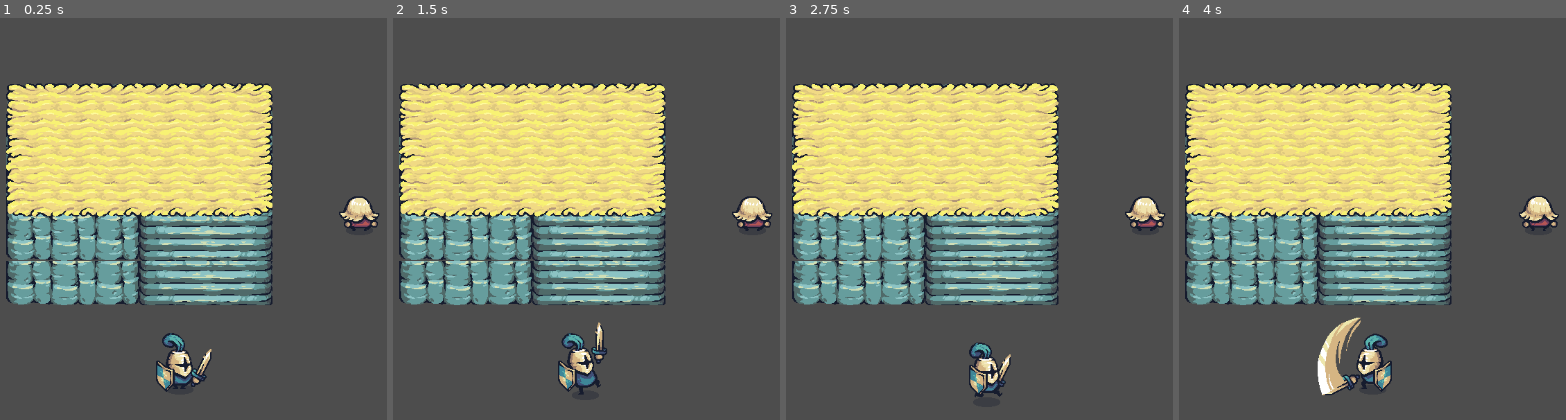
Above: before the commit, frames 1-4 (left to right).
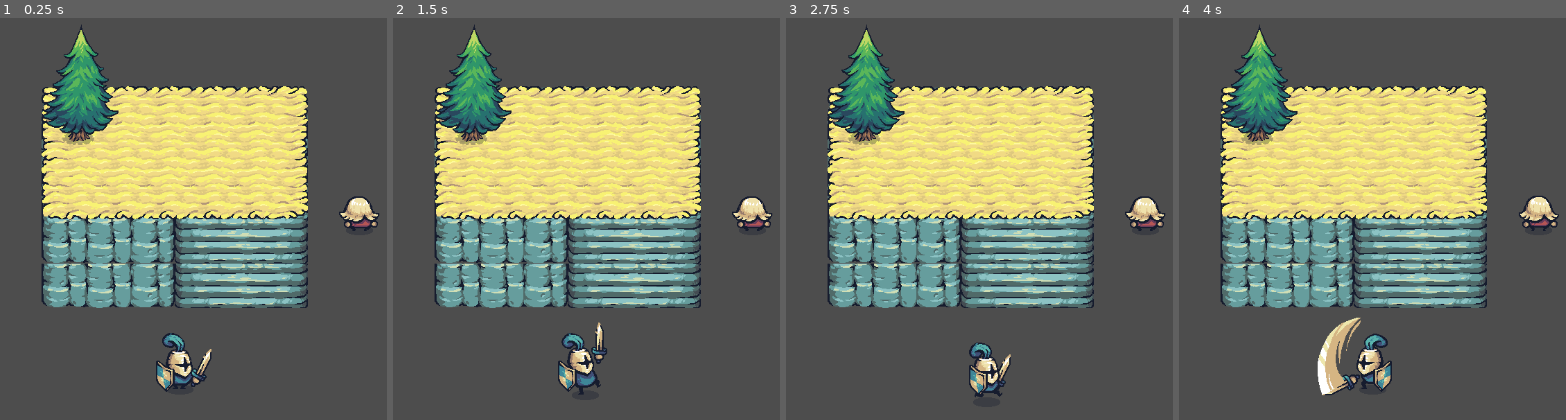
Above: after the commit, the same moments.

Repository: GitGud9786/Shore-Swords
Game: Godot game, scene res://Scenes/Game.tscn
Same seed, same stepped clock (60 frames per second), same inputs: the game is played once before the commit and once after it.
Inputs:
- Up to frame 1 (0.25 s): no input
- Up to frame 2 (1.5 s): hold Right (move_right) 0.53-1.28 s; tap Space (attack) at 0.6, 1.35 s; hold Down (move_down) from 1.28 s (still down)
- Up to frame 3 (2.75 s): release Down (move_down) at 2.03 s; hold Right (move_right) from 2.03 s (still down); tap Space (attack) at 2.1 s
- Up to frame 4 (4 s): release Right (move_right) at 2.78 s; hold Up (move_up) 2.78-3.53 s; tap Space (attack) at 2.85, 3.6 s; hold Left (move_left) from 3.53 s (still down)

The runs differ from the first frame. In frame 1, 29% of the frame differs, in the area x 1-80%, y 1-73%; in frame 2, 29%; in frame 3, 29%; in frame 4, 29%.

Commit message:
Y sorting idea completed, working between protagonist and enemies (also trees)

Diff:
--- a/Scenes/Game.tscn
+++ b/Scenes/Game.tscn
@@ -1,119 +1,12 @@
-[gd_scene load_steps=10 format=3 uid="uid://tdgvwf061pcb"]
+[gd_scene load_steps=5 format=3 uid="uid://tdgvwf061pcb"]
 
 [ext_resource type="PackedScene" uid="uid://br2ijn5u1puis" path="res://Scenes/protagonist.tscn" id="1_fofuk"]
 [ext_resource type="PackedScene" uid="uid://cqpb007w10uv0" path="res://Scenes/enemy.tscn" id="2_to067"]
-[ext_resource type="Texture2D" uid="uid://bynjrb4n4ccco" path="res://Assets/Terrain/Ground/Tilemap_Elevation.png" id="3_6kpek"]
-[ext_resource type="Texture2D" uid="uid://jafemfbl5ya1" path="res://Assets/Terrain/Ground/Tilemap_Flat.png" id="4_3vaia"]
-[ext_resource type="Texture2D" uid="uid://70ptmchv41k3" path="res://Assets/Terrain/Ground/Shadows.png" id="5_dik0d"]
-
-[sub_resource type="TileSetAtlasSource" id="TileSetAtlasSource_6dvxo"]
-texture = ExtResource("3_6kpek")
-texture_region_size = Vector2i(64, 64)
-0:0/0 = 0
-0:0/0/physics_layer_0/polygon_0/points = PackedVector2Array(-32, -32, 32, -32, 32, -25.6, -25.6, -25.6, -25.6, 32, -32, 32)
-1:0/0 = 0
-1:0/0/physics_layer_0/polygon_0/points = PackedVector2Array(-32, -32, 32, -32, 32, -25.6, -32, -25.6)
-2:0/0 = 0
-2:0/0/physics_layer_0/polygon_0/points = PackedVector2Array(-32, -32, 32, -32, 32, 32, 25.6, 32, 25.6, -25.6, -32, -25.6)
-3:0/0 = 0
-3:0/0/physics_layer_0/polygon_0/points = PackedVector2Array(-32, -32, 32, -32, 32, 32, -32, 32)
-0:1/0 = 0
-0:1/0/physics_layer_0/polygon_0/points = PackedVector2Array(-32, -32, -25.6, -32, -25.6, 32, -32, 32)
-1:1/0 = 0
-2:1/0 = 0
-2:1/0/physics_layer_0/polygon_0/points = PackedVector2Array(32, 32, 25.6, 32, 25.6, -32, 32, -32)
-3:1/0 = 0
-3:1/0/physics_layer_0/polygon_0/points = PackedVector2Array(-32, -32, 32, -32, 32, 32, -32, 32)
-0:2/0 = 0
-0:2/0/physics_layer_0/polygon_0/points = PackedVector2Array(-32, -32, -25.6, -32, -25.6, 19.2, 32, 19.2, 32, 32, -32, 32)
-1:2/0 = 0
-1:2/0/physics_layer_0/polygon_0/points = PackedVector2Array(-32, 32, 32, 32, 32, 19.2, -32, 19.2)
-2:2/0 = 0
-2:2/0/physics_layer_0/polygon_0/points = PackedVector2Array(-32, 32, -32, 19.2, 25.6, 19.2, 25.6, -32, 32, -32, 32, 32)
-3:2/0 = 0
-3:2/0/physics_layer_0/polygon_0/points = PackedVector2Array(-32, -32, 32, -32, 32, 32, -32, 32)
-0:3/0 = 0
-0:3/0/physics_layer_0/polygon_0/points = PackedVector2Array(-32, -32, 32, -32, 32, 32, -32, 32)
-1:3/0 = 0
-1:3/0/physics_layer_0/polygon_0/points = PackedVector2Array(-32, -32, 32, -32, 32, 32, -32, 32)
-2:3/0 = 0
-2:3/0/physics_layer_0/polygon_0/points = PackedVector2Array(-32, -32, 32, -32, 32, 32, -32, 32)
-3:3/0 = 0
-3:3/0/physics_layer_0/polygon_0/points = PackedVector2Array(-32, -32, 32, -32, 32, 32, -32, 32)
-0:4/0 = 0
-1:4/0 = 0
-2:4/0 = 0
-3:4/0 = 0
-0:5/0 = 0
-0:5/0/physics_layer_0/polygon_0/points = PackedVector2Array(-32, -32, 32, -32, 32, 32, -32, 32)
-1:5/0 = 0
-1:5/0/physics_layer_0/polygon_0/points = PackedVector2Array(-32, -32, 32, -32, 32, 32, -32, 32)
-2:5/0 = 0
-2:5/0/physics_layer_0/polygon_0/points = PackedVector2Array(-32, -32, 32, -32, 32, 32, -32, 32)
-3:5/0 = 0
-3:5/0/physics_layer_0/polygon_0/points = PackedVector2Array(-32, -32, 32, -32, 32, 32, -32, 32)
-0:7/0 = 0
-0:7/0/physics_layer_0/polygon_0/points = PackedVector2Array(-32, -32, -25.6, -32, -25.6, 32, -32, 32)
-1:7/0 = 0
-2:7/0 = 0
-2:7/0/physics_layer_0/polygon_0/points = PackedVector2Array(25.6, -32, 32, -32, 32, 32, 25.6, 32)
-3:7/0 = 0
-
-[sub_resource type="TileSetAtlasSource" id="TileSetAtlasSource_s71v0"]
-texture = ExtResource("4_3vaia")
-texture_region_size = Vector2i(64, 64)
-0:0/0 = 0
-1:0/0 = 0
-2:0/0 = 0
-3:0/0 = 0
-4:0/0 = 0
-5:0/0 = 0
-6:0/0 = 0
-7:0/0 = 0
-8:0/0 = 0
-9:0/0 = 0
-0:1/0 = 0
-1:1/0 = 0
-2:1/0 = 0
-3:1/0 = 0
-5:1/0 = 0
-6:1/0 = 0
-7:1/0 = 0
-8:1/0 = 0
-0:2/0 = 0
-1:2/0 = 0
-2:2/0 = 0
-3:2/0 = 0
-5:2/0 = 0
-6:2/0 = 0
-7:2/0 = 0
-8:2/0 = 0
-0:3/0 = 0
-1:3/0 = 0
-2:3/0 = 0
-3:3/0 = 0
-5:3/0 = 0
-6:3/0 = 0
-7:3/0 = 0
-8:3/0 = 0
-
-[sub_resource type="TileSetAtlasSource" id="TileSetAtlasSource_o0smu"]
-texture = ExtResource("5_dik0d")
-texture_region_size = Vector2i(64, 64)
-1:0/0 = 0
-0:1/0 = 0
-1:1/0 = 0
-2:1/0 = 0
-1:2/0 = 0
-
-[sub_resource type="TileSet" id="TileSet_ckok2"]
-tile_size = Vector2i(64, 64)
-physics_layer_0/collision_layer = 1
-sources/3 = SubResource("TileSetAtlasSource_6dvxo")
-sources/4 = SubResource("TileSetAtlasSource_s71v0")
-sources/5 = SubResource("TileSetAtlasSource_o0smu")
+[ext_resource type="PackedScene" uid="uid://bvtypihj7sslk" path="res://Scenes/map.tscn" id="3_mwxl7"]
+[ext_resource type="PackedScene" uid="uid://c3hdf8ldwvv4x" path="res://Scenes/tree.tscn" id="4_dyf0w"]
 
 [node name="Game" type="Node2D"]
+y_sort_enabled = true
 
 [node name="Protagonist" parent="." instance=ExtResource("1_fofuk")]
 position = Vector2(-134, 217)
@@ -123,10 +16,8 @@
 [node name="enemy" parent="." instance=ExtResource("2_to067")]
 position = Vector2(126, -5)
 
-[node name="TileMap" type="TileMap" parent="."]
-tile_set = SubResource("TileSet_ckok2")
-format = 2
-layer_0/name = "Ground"
-layer_0/tile_data = PackedInt32Array(65530, 3, 3, 65531, 65539, 3, 65532, 131075, 3, 131066, 3, 3, 131067, 65539, 3, 131068, 131075, 3, 65533, 3, 7, 65534, 65539, 7, 65535, 131075, 7, 131069, 3, 7, 131070, 65539, 7, 131071, 131075, 7, -131078, 3, 0, -65542, 3, 1, -6, 3, 2, -5, 65539, 2, -4, 65539, 2, -3, 65539, 1, -2, 65539, 1, -65537, 131075, 1, -131073, 131075, 0, -131074, 65539, 0, -131075, 65539, 0, -131076, 65539, 0, -131077, 65539, 0, -65538, 65539, 1, -65539, 65539, 1, -65540, 65539, 1, -65541, 65539, 1, -1, 131075, 1)
-layer_1/name = "Grass"
-layer_1/tile_data = PackedInt32Array(-65541, 393220, 1, -65540, 393220, 1, -65539, 393220, 1, -65538, 393220, 1, -131078, 327684, 0, -131077, 393220, 0, -131076, 393220, 0, -131075, 393220, 0, -131074, 393220, 0, -131073, 458756, 0, -65537, 458756, 1, -1, 458756, 2, -2, 393220, 2, -3, 393220, 2, -65542, 327684, 1, -6, 327684, 2, -5, 393220, 2, -4, 393220, 2)
+[node name="TileMap" parent="." instance=ExtResource("3_mwxl7")]
+position = Vector2(51, 4)
+
+[node name="Tree" parent="." instance=ExtResource("4_dyf0w")]
+position = Vector2(-280, -135)
--- a/Scenes/enemy.tscn
+++ b/Scenes/enemy.tscn
@@ -301,8 +301,8 @@
 [sub_resource type="RectangleShape2D" id="RectangleShape2D_5wnam"]
 size = Vector2(32, 49)
 
-[sub_resource type="RectangleShape2D" id="RectangleShape2D_45n76"]
-size = Vector2(28, 28)
+[sub_resource type="CircleShape2D" id="CircleShape2D_wm507"]
+radius = 13.0
 
 [sub_resource type="Animation" id="Animation_v5qes"]
 length = 0.001
@@ -343,6 +343,7 @@
 
 [node name="enemy" type="CharacterBody2D"]
 z_index = 5
+y_sort_enabled = true
 script = ExtResource("1_w6v3m")
 
 [node name="AnimatedSprite2D" type="AnimatedSprite2D" parent="."]
@@ -358,7 +359,8 @@
 shape = SubResource("RectangleShape2D_5wnam")
 
 [node name="body_collision" type="CollisionShape2D" parent="."]
-shape = SubResource("RectangleShape2D_45n76")
+position = Vector2(1, 5)
+shape = SubResource("CircleShape2D_wm507")
 
 [node name="Timer" type="Timer" parent="."]
 wait_time = 0.5
@@ -372,6 +374,7 @@
 
 [node name="detector_ray" type="RayCast2D" parent="."]
 position = Vector2(-7.62939e-06, 7.62939e-06)
+enabled = false
 target_position = Vector2(221, -7.62939e-06)
 
 [connection signal="animation_finished" from="AnimatedSprite2D" to="." method="_on_animated_sprite_2d_animation_finished"]
--- /dev/null
+++ b/Scenes/map.tscn
@@ -0,0 +1,120 @@
+[gd_scene load_steps=8 format=3 uid="uid://bvtypihj7sslk"]
+
+[ext_resource type="Texture2D" uid="uid://bynjrb4n4ccco" path="res://Assets/Terrain/Ground/Tilemap_Elevation.png" id="1_askxx"]
+[ext_resource type="Texture2D" uid="uid://jafemfbl5ya1" path="res://Assets/Terrain/Ground/Tilemap_Flat.png" id="2_n174n"]
+[ext_resource type="Texture2D" uid="uid://70ptmchv41k3" path="res://Assets/Terrain/Ground/Shadows.png" id="3_h86j1"]
+
+[sub_resource type="TileSetAtlasSource" id="TileSetAtlasSource_6dvxo"]
+texture = ExtResource("1_askxx")
+texture_region_size = Vector2i(64, 64)
+0:0/0 = 0
+0:0/0/physics_layer_0/polygon_0/points = PackedVector2Array(-32, -32, 32, -32, 32, -25.6, -25.6, -25.6, -25.6, 32, -32, 32)
+1:0/0 = 0
+1:0/0/physics_layer_0/polygon_0/points = PackedVector2Array(-32, -32, 32, -32, 32, -25.6, -32, -25.6)
+2:0/0 = 0
+2:0/0/physics_layer_0/polygon_0/points = PackedVector2Array(-32, -32, 32, -32, 32, 32, 25.6, 32, 25.6, -25.6, -32, -25.6)
+3:0/0 = 0
+3:0/0/physics_layer_0/polygon_0/points = PackedVector2Array(-32, -32, 32, -32, 32, 32, -32, 32)
+0:1/0 = 0
+0:1/0/physics_layer_0/polygon_0/points = PackedVector2Array(-32, -32, -25.6, -32, -25.6, 32, -32, 32)
+1:1/0 = 0
+2:1/0 = 0
+2:1/0/physics_layer_0/polygon_0/points = PackedVector2Array(32, 32, 25.6, 32, 25.6, -32, 32, -32)
+3:1/0 = 0
+3:1/0/physics_layer_0/polygon_0/points = PackedVector2Array(-32, -32, 32, -32, 32, 32, -32, 32)
+0:2/0 = 0
+0:2/0/physics_layer_0/polygon_0/points = PackedVector2Array(-32, -32, -25.6, -32, -25.6, 19.2, 32, 19.2, 32, 32, -32, 32)
+1:2/0 = 0
+1:2/0/physics_layer_0/polygon_0/points = PackedVector2Array(-32, 32, 32, 32, 32, 19.2, -32, 19.2)
+2:2/0 = 0
+2:2/0/physics_layer_0/polygon_0/points = PackedVector2Array(-32, 32, -32, 19.2, 25.6, 19.2, 25.6, -32, 32, -32, 32, 32)
+3:2/0 = 0
+3:2/0/physics_layer_0/polygon_0/points = PackedVector2Array(-32, -32, 32, -32, 32, 32, -32, 32)
+0:3/0 = 0
+0:3/0/physics_layer_0/polygon_0/points = PackedVector2Array(-32, -32, 32, -32, 32, 32, -32, 32)
+1:3/0 = 0
+1:3/0/physics_layer_0/polygon_0/points = PackedVector2Array(-32, -32, 32, -32, 32, 32, -32, 32)
+2:3/0 = 0
+2:3/0/physics_layer_0/polygon_0/points = PackedVector2Array(-32, -32, 32, -32, 32, 32, -32, 32)
+3:3/0 = 0
+3:3/0/physics_layer_0/polygon_0/points = PackedVector2Array(-32, -32, 32, -32, 32, 32, -32, 32)
+0:4/0 = 0
+1:4/0 = 0
+2:4/0 = 0
+3:4/0 = 0
+0:5/0 = 0
+0:5/0/physics_layer_0/polygon_0/points = PackedVector2Array(-32, -32, 32, -32, 32, 32, -32, 32)
+1:5/0 = 0
+1:5/0/physics_layer_0/polygon_0/points = PackedVector2Array(-32, -32, 32, -32, 32, 32, -32, 32)
+2:5/0 = 0
+2:5/0/physics_layer_0/polygon_0/points = PackedVector2Array(-32, -32, 32, -32, 32, 32, -32, 32)
+3:5/0 = 0
+3:5/0/physics_layer_0/polygon_0/points = PackedVector2Array(-32, -32, 32, -32, 32, 32, -32, 32)
+0:7/0 = 0
+0:7/0/physics_layer_0/polygon_0/points = PackedVector2Array(-32, -32, -25.6, -32, -25.6, 32, -32, 32)
+1:7/0 = 0
+2:7/0 = 0
+2:7/0/physics_layer_0/polygon_0/points = PackedVector2Array(25.6, -32, 32, -32, 32, 32, 25.6, 32)
+3:7/0 = 0
+
+[sub_resource type="TileSetAtlasSource" id="TileSetAtlasSource_s71v0"]
+texture = ExtResource("2_n174n")
+texture_region_size = Vector2i(64, 64)
+0:0/0 = 0
+1:0/0 = 0
+2:0/0 = 0
+3:0/0 = 0
+4:0/0 = 0
+5:0/0 = 0
+6:0/0 = 0
+7:0/0 = 0
+8:0/0 = 0
+9:0/0 = 0
+0:1/0 = 0
+1:1/0 = 0
+2:1/0 = 0
+3:1/0 = 0
+5:1/0 = 0
+6:1/0 = 0
+7:1/0 = 0
+8:1/0 = 0
+0:2/0 = 0
+1:2/0 = 0
+2:2/0 = 0
+3:2/0 = 0
+5:2/0 = 0
+6:2/0 = 0
+7:2/0 = 0
+8:2/0 = 0
+0:3/0 = 0
+1:3/0 = 0
+2:3/0 = 0
+3:3/0 = 0
+5:3/0 = 0
+6:3/0 = 0
+7:3/0 = 0
+8:3/0 = 0
+
+[sub_resource type="TileSetAtlasSource" id="TileSetAtlasSource_o0smu"]
+texture = ExtResource("3_h86j1")
+texture_region_size = Vector2i(64, 64)
+1:0/0 = 0
+0:1/0 = 0
+1:1/0 = 0
+2:1/0 = 0
+1:2/0 = 0
+
+[sub_resource type="TileSet" id="TileSet_ckok2"]
+tile_size = Vector2i(64, 64)
+physics_layer_0/collision_layer = 1
+sources/3 = SubResource("TileSetAtlasSource_6dvxo")
+sources/4 = SubResource("TileSetAtlasSource_s71v0")
+sources/5 = SubResource("TileSetAtlasSource_o0smu")
+
+[node name="TileMap" type="TileMap"]
+tile_set = SubResource("TileSet_ckok2")
+format = 2
+layer_0/name = "Ground"
+layer_0/tile_data = PackedInt32Array(65530, 3, 3, 65531, 65539, 3, 65532, 131075, 3, 131066, 3, 3, 131067, 65539, 3, 131068, 131075, 3, 65533, 3, 7, 65534, 65539, 7, 65535, 131075, 7, 131069, 3, 7, 131070, 65539, 7, 131071, 131075, 7, -131078, 3, 0, -65542, 3, 1, -6, 3, 2, -5, 65539, 2, -4, 65539, 2, -3, 65539, 1, -2, 65539, 1, -65537, 131075, 1, -131073, 131075, 0, -131074, 65539, 0, -131075, 65539, 0, -131076, 65539, 0, -131077, 65539, 0, -65538, 65539, 1, -65539, 65539, 1, -65540, 65539, 1, -65541, 65539, 1, -1, 131075, 1)
+layer_1/name = "Grass"
+layer_1/tile_data = PackedInt32Array(-65541, 393220, 1, -65540, 393220, 1, -65539, 393220, 1, -65538, 393220, 1, -131078, 327684, 0, -131077, 393220, 0, -131076, 393220, 0, -131075, 393220, 0, -131074, 393220, 0, -131073, 458756, 0, -65537, 458756, 1, -1, 458756, 2, -2, 393220, 2, -3, 393220, 2, -65542, 327684, 1, -6, 327684, 2, -5, 393220, 2, -4, 393220, 2)
--- a/Scenes/protagonist.tscn
+++ b/Scenes/protagonist.tscn
@@ -301,16 +301,17 @@
 [sub_resource type="RectangleShape2D" id="RectangleShape2D_ok3tt"]
 size = Vector2(56, 66)
 
-[sub_resource type="RectangleShape2D" id="RectangleShape2D_72ndm"]
-size = Vector2(37, 32)
+[sub_resource type="CircleShape2D" id="CircleShape2D_ls0kv"]
+radius = 15.0
 
 [node name="Protagonist" type="CharacterBody2D"]
 z_index = 5
+y_sort_enabled = true
 script = ExtResource("1_k8e0m")
 
 [node name="AnimatedSprite2D" type="AnimatedSprite2D" parent="."]
 sprite_frames = SubResource("SpriteFrames_5a6hd")
-animation = &"knight_dead"
+animation = &"knight_idle"
 autoplay = "knight_idle"
 
 [node name="area_collision" type="Area2D" parent="AnimatedSprite2D"]
@@ -321,7 +322,8 @@
 shape = SubResource("RectangleShape2D_ok3tt")
 
 [node name="protagonist_body_collision" type="CollisionShape2D" parent="."]
-shape = SubResource("RectangleShape2D_72ndm")
+position = Vector2(0, 11)
+shape = SubResource("CircleShape2D_ls0kv")
 
 [node name="Timer" type="Timer" parent="."]
 
--- /dev/null
+++ b/Scenes/tree.tscn
@@ -0,0 +1,58 @@
+[gd_scene load_steps=8 format=3 uid="uid://c3hdf8ldwvv4x"]
+
+[ext_resource type="Texture2D" uid="uid://b1iotr8ggyfpg" path="res://Assets/Resources/Trees/Tree.png" id="1_66heg"]
+
+[sub_resource type="AtlasTexture" id="AtlasTexture_g78hp"]
+atlas = ExtResource("1_66heg")
+region = Rect2(0, 0, 192, 192)
+
+[sub_resource type="AtlasTexture" id="AtlasTexture_lbaq4"]
+atlas = ExtResource("1_66heg")
+region = Rect2(192, 0, 192, 192)
+
+[sub_resource type="AtlasTexture" id="AtlasTexture_5devw"]
+atlas = ExtResource("1_66heg")
+region = Rect2(384, 0, 192, 192)
+
+[sub_resource type="AtlasTexture" id="AtlasTexture_vx7fw"]
+atlas = ExtResource("1_66heg")
+region = Rect2(576, 0, 192, 192)
+
+[sub_resource type="SpriteFrames" id="SpriteFrames_jeylu"]
+animations = [{
+"frames": [{
+"duration": 1.0,
+"texture": SubResource("AtlasTexture_g78hp")
+}, {
+"duration": 1.0,
+"texture": SubResource("AtlasTexture_lbaq4")
+}, {
+"duration": 1.0,
+"texture": SubResource("AtlasTexture_5devw")
+}, {
+"duration": 1.0,
+"texture": SubResource("AtlasTexture_vx7fw")
+}],
+"loop": true,
+"name": &"default",
+"speed": 10.0
+}]
+
+[sub_resource type="RectangleShape2D" id="RectangleShape2D_wkuwl"]
+
+[node name="Tree" type="Node2D"]
+z_index = 5
+y_sort_enabled = true
+
+[node name="AnimatedSprite2D" type="AnimatedSprite2D" parent="."]
+sprite_frames = SubResource("SpriteFrames_jeylu")
+autoplay = "default"
+frame = 2
+frame_progress = 0.696186
+offset = Vector2(0, -50)
+
+[node name="StaticBody2D" type="StaticBody2D" parent="."]
+
+[node name="CollisionShape2D" type="CollisionShape2D" parent="StaticBody2D"]
+position = Vector2(0, 13)
+shape = SubResource("RectangleShape2D_wkuwl")
